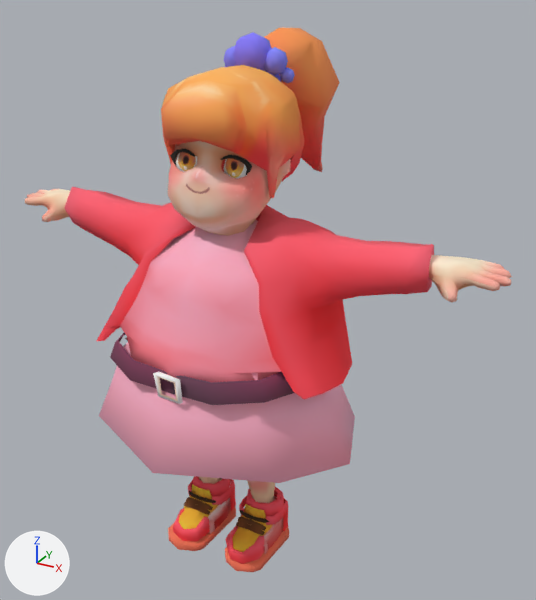
What one commit did to the FBX model Assets/@Game/Resources/FBX/Animation/Professor/GM/prof1@Stand To Sit.fbx.
One viewpoint serves both versions: a camera (50 mm lens) standing at (2.58, -4.2, 4.18) and looking at (0.17, 0.18, 1.99). The axes (+X, +Y, +Z) are drawn at lower left. The lights are the same throughout. Where no turn or scale is listed for an object, it has been applied to the vertices.

The first picture shows 'prof1_low.001'.
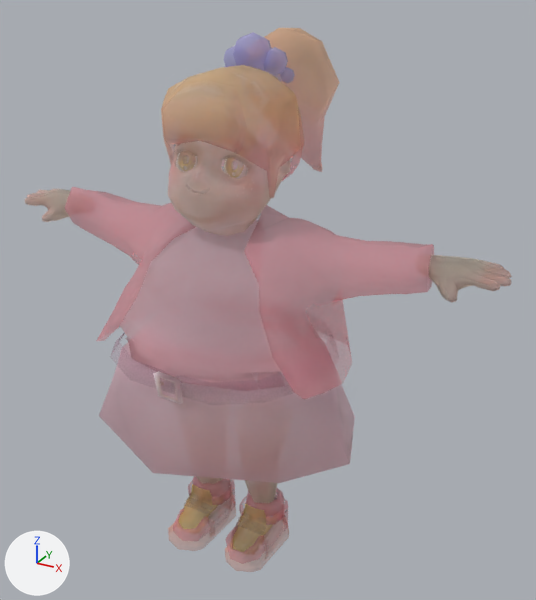
The newer file is also rescaled (x0.808) as a whole; pictures and numbers use the older file's frame.

Changed parts and their boxes [x1, y1, x2, y2] in the pictures (536 x 600 px):
'prof1_low.001', surface changed
    both: [25, 28, 512, 572]

Patch to the scene script:
```diff
--- a/Assets/@Game/Resources/FBX/Animation/Professor/GM/prof1@Stand To Sit.fbx.py
+++ b/Assets/@Game/Resources/FBX/Animation/Professor/GM/prof1@Stand To Sit.fbx.py
@@ img_prof1_base_color1_png @@
-img_prof1_base_color1_png = load_image('prof1_base_color1.png', '../../../../Texture/prof1_low/prof1_base_color1.png', 1024, 1024, 'sRGB')
+img_prof1_base_color1_png = load_image('prof1_base_color1.png', '../../../../Texture/prof1_low/prof1_base_color1.png', 1024, 1024, 'Non-Color')
@@ mat_material_026 @@
 n0 = _N.new('ShaderNodeBsdfPrincipled'); n0.name = 'Principled BSDF'
 n2.image = img_prof1_base_color1_png
+n3 = _N.new('ShaderNodeTexImage'); n3.name = 'Image Texture.001'
+n3.image = img_prof1_base_color1_png
+n4 = _N.new('ShaderNodeTexImage'); n4.name = 'Image Texture.002'
+n4.image = img_prof1_base_color1_png
 _L.new(n2.outputs[0], n0.inputs[0])  # 'Color' to 'Base Color'
 _L.new(n0.outputs[0], n1.inputs[0])  # 'BSDF' to 'Surface'
+_L.new(n3.outputs[0], n0.inputs[18])  # 'Color' to 'Transmission Weight'
+_L.new(n4.outputs[0], n0.inputs[4])  # 'Color' to 'Alpha'
```
